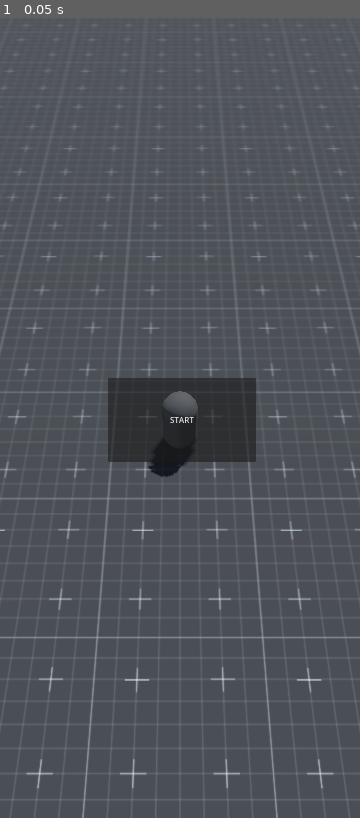
Above: before the commit, frame 1.
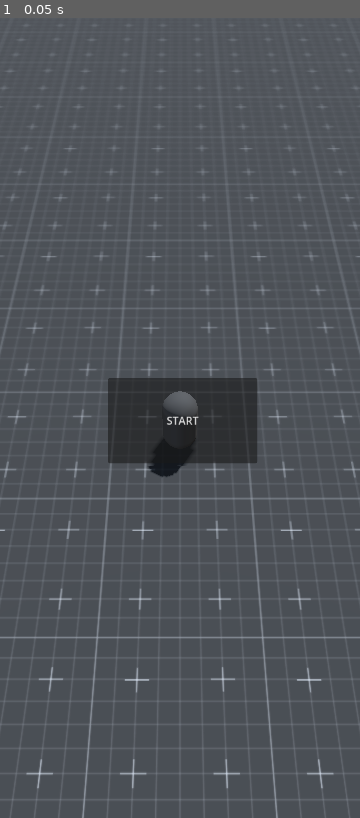
Above: after the commit, the same moment.

Repository: thmsdmp-lgtm/TIPNav-Prototype
Game: Godot game, scene res://scenes/main.tscn
Same seed, same stepped clock (60 frames per second), same inputs: the game is played once before the commit and once after it.
Inputs:
- Up to frame 1 (0.05 s): no input

The runs differ from the first frame. In frame 1, 0.1% of the frame differs, in the area x 30-72%, y 45-56%.

Commit message:
camera control, resolution chanfe

Diff:
--- a/project.godot
+++ b/project.godot
@@ -19,10 +19,15 @@
 
 [display]
 
-window/size/viewport_width=720
-window/size/viewport_height=1600
+window/size/viewport_width=540
+window/size/viewport_height=1200
 window/stretch/mode="viewport"
 window/stretch/aspect="expand"
+
+[input_devices]
+
+pointing/emulate_touch_from_mouse=true
+pointing/emulate_mouse_from_touch=false
 
 [physics]
 
--- /dev/null
+++ b/scenes/cam_controller.gd
@@ -0,0 +1,10 @@
+extends Node3D
+
+@onready var camera = $Camera3D
+
+var sensitivity := 0.0025
+
+func _input(event):
+	if event is InputEventScreenDrag:
+		rotation.y -= event.relative.x * sensitivity
+		#camera.rotation.x -= event.relative.y * sensitivity
--- a/scenes/main.tscn
+++ b/scenes/main.tscn
@@ -2,8 +2,9 @@
 
 [ext_resource type="Script" uid="uid://4bchc6lk3cen" path="res://scripts/gps_manager.gd" id="1_o5qli"]
 [ext_resource type="Script" uid="uid://dlss7b27bujgg" path="res://scripts/start_button.gd" id="2_sugp2"]
-[ext_resource type="Script" uid="uid://c18v6ws2r5hoe" path="res://scripts/avatar_positioning.gd" id="3_jyhfs"]
+[ext_resource type="Script" uid="uid://c18v6ws2r5hoe" path="res://scripts/user_controller.gd" id="3_jyhfs"]
 [ext_resource type="Texture2D" uid="uid://cwylop8ncukfd" path="res://textures/grid.png" id="4_tbgi4"]
+[ext_resource type="Script" uid="uid://cflm6pmpd1jk" path="res://scenes/cam_controller.gd" id="4_tefeu"]
 
 [sub_resource type="CapsuleMesh" id="CapsuleMesh_1vivr"]
 
@@ -95,7 +96,10 @@
 transform = Transform3D(1, 0, 0, 0, 1, 0, 0, 0, 1, 0, 1, 0)
 shape = SubResource("CapsuleShape3D_1vivr")
 
-[node name="Camera3D" type="Camera3D" parent="SCENE/User" unique_id=1718871245]
+[node name="CamAnchor" type="Node3D" parent="SCENE/User" unique_id=1749368035]
+script = ExtResource("4_tefeu")
+
+[node name="Camera3D" type="Camera3D" parent="SCENE/User/CamAnchor" unique_id=1718871245]
 transform = Transform3D(1, 0, 0, 0, 0.64406115, 0.764974, 0, -0.764974, 0.64406115, 0, 16.230656, 12.726114)
 fov = 60.0
 
--- a/scripts/avatar_positioning.gd
+++ b/scripts/user_controller.gd
@@ -1,10 +1,11 @@
 extends Node3D
 
 # instances
-@onready var user_avatar = $User
+@onready var user_avatar = $"."
 
 # constants
 const EARTH_RADIUS = 6378137.0 # meters
+const  movement_threshold = 1 # meters
 
 # variables
 var active = false
@@ -37,6 +38,10 @@
 
 	var gps_pos = %gpsManager.position
 	var game_pos =  latlon_to_meters(gps_pos.latitude,gps_pos.longitude)
-	user_avatar.position = lerp(user_avatar.position,Vector3(game_pos.x,0,game_pos.y),delta*5)
+
+	if game_pos.length() < movement_threshold:
+		return
+
+	user_avatar.position = lerp(user_avatar.position,Vector3(game_pos.x,0,game_pos.y),delta*2.5)
 	print(user_avatar.position)
 	print(lat0,lon0)
Not shown, added: scenes/cam_controller.gd.uid
Not shown: 1 places in scenes/main.tscn that only renumber resources
Renamed: scripts/avatar_positioning.gd.uid -> scripts/user_controller.gd.uid
Not shown, changed: index.html
Not shown, changed: index.pck
